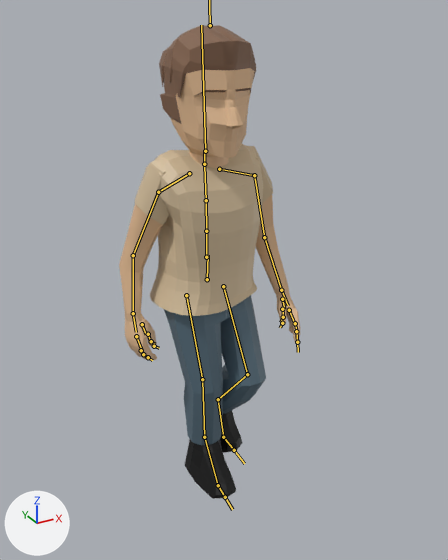
The FBX model Assets/PJs/PJMasculino_Caminata.fbx as it was, and as the next commit left it.
The view is the same before and after, from a camera (50 mm lens) standing at (-1.008, -1.976, 1.859) and looking at (0.064, -0.027, 0.885). Lighting does not change. The marker at lower left points along +X, +Y and +Z. Both versions are drawn at frame 45 of the action 'mixamo.com'; the numbers are the values there. The bones that bend it are drawn over the model as lines.

In view in the first picture: 'PJ'.
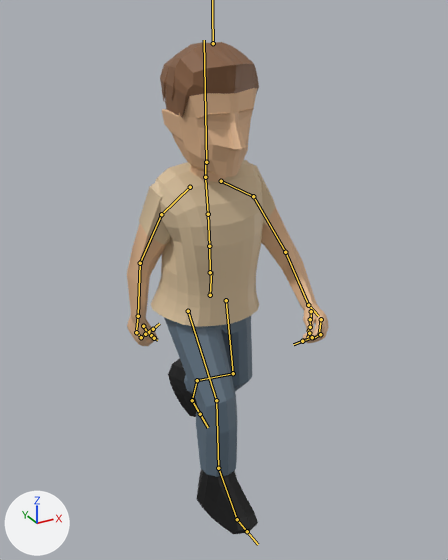
Where the change shows, as pixel boxes (x1, y1, x2, y2) in the pictures (448 x 560 px):
'PJ', posed (12% wider)
    before: (119, 25, 300, 499)
    after: (127, 42, 329, 534)
bone 'mixamorig:Hips', root to tip
    before: (207, 279) to (208, 255)
    after: (210, 295) to (211, 271)
bone 'mixamorig:Spine', root to tip
    before: (206, 257) to (206, 231)
    after: (210, 272) to (209, 246)
bone 'mixamorig:Spine1', root to tip
    before: (206, 231) to (206, 200)
    after: (209, 246) to (208, 214)
bone 'mixamorig:Spine2', root to tip
    before: (206, 200) to (204, 165)
    after: (208, 214) to (205, 178)
bone 'mixamorig:Neck', root to tip
    before: (204, 164) to (204, 150)
    after: (205, 177) to (205, 161)
bone 'mixamorig:Head', root to tip
    before: (205, 151) to (201, 25)
    after: (206, 162) to (204, 40)
bone 'mixamorig:LeftShoulder', root to tip
    before: (219, 169) to (254, 175)
    after: (221, 181) to (253, 196)
bone 'mixamorig:LeftArm', root to tip
    before: (254, 175) to (264, 237)
    after: (253, 196) to (285, 252)
bone 'mixamorig:LeftForeArm', root to tip
    before: (264, 237) to (281, 290)
    after: (285, 252) to (308, 305)
bone 'mixamorig:LeftHand', root to tip
    before: (281, 290) to (288, 305)
    after: (308, 305) to (318, 316)
bone 'mixamorig:LeftHandThumb1', root to tip
    before: (282, 299) to (284, 309)
    after: (311, 311) to (311, 320)
bone 'mixamorig:LeftHandThumb2', root to tip
    before: (282, 309) to (283, 317)
    after: (310, 319) to (310, 327)
bone 'mixamorig:LeftHandIndex1', root to tip
    before: (289, 310) to (294, 323)
    after: (321, 319) to (319, 334)
bone 'mixamorig:LeftHandIndex2', root to tip
    before: (295, 323) to (297, 331)
    after: (320, 334) to (313, 338)
bone 'mixamorig:RightShoulder', root to tip
    before: (189, 173) to (158, 192)
    after: (190, 187) to (161, 214)
bone 'mixamorig:RightArm', root to tip
    before: (158, 192) to (133, 255)
    after: (161, 214) to (140, 263)
bone 'mixamorig:RightForeArm', root to tip
    before: (133, 255) to (133, 313)
    after: (140, 263) to (138, 316)
bone 'mixamorig:RightHand', root to tip
    before: (133, 313) to (136, 332)
    after: (138, 316) to (136, 329)
bone 'mixamorig:RightHandThumb1', root to tip
    before: (142, 324) to (146, 334)
    after: (143, 326) to (147, 332)
bone 'mixamorig:RightHandThumb2', root to tip
    before: (148, 334) to (150, 341)
    after: (148, 332) to (151, 335)
bone 'mixamorig:RightHandThumb3', root to tip
    before: (151, 341) to (155, 344)
    after: (151, 335) to (155, 337)
bone 'mixamorig:RightHandIndex1', root to tip
    before: (136, 336) to (142, 350)
    after: (136, 332) to (141, 337)
bone 'mixamorig:RightHandIndex2', root to tip
    before: (141, 350) to (143, 354)
    after: (141, 337) to (145, 334)
bone 'mixamorig:RightHandIndex3', root to tip
    before: (143, 354) to (147, 357)
    after: (145, 334) to (152, 328)
bone 'mixamorig:LeftUpLeg', root to tip
    before: (223, 286) to (247, 374)
    after: (226, 300) to (233, 373)
bone 'mixamorig:LeftLeg', root to tip
    before: (247, 374) to (218, 399)
    after: (233, 373) to (197, 380)
bone 'mixamorig:LeftFoot', root to tip
    before: (218, 399) to (223, 437)
    after: (197, 380) to (192, 400)
bone 'mixamorig:LeftToeBase', root to tip
    before: (223, 437) to (234, 450)
    after: (192, 400) to (200, 414)
bone 'mixamorig:RightUpLeg', root to tip
    before: (186, 295) to (202, 379)
    after: (188, 311) to (216, 400)
bone 'mixamorig:RightLeg', root to tip
    before: (202, 379) to (204, 437)
    after: (216, 400) to (218, 468)
bone 'mixamorig:RightFoot', root to tip
    before: (204, 437) to (218, 485)
    after: (218, 468) to (237, 519)

The change in detail:
Bone 'mixamorig:Hips' (bone_mixamorig_hips) moves from (0.4, 0.1, -6.8) to (1.3, -4.4, -6.8).
Bone 'mixamorig:Hips' (bone_mixamorig_hips) turns from (-1, 10, -4) to (3, 7, -2) degrees about its own x, y and z.
Bone 'mixamorig:Spine' (bone_mixamorig_spine) turns from (3, -1, 3) to (0, -1, 1) degrees about its own x, y and z.
Bone 'mixamorig:Spine1' (bone_mixamorig_spine1) turns from (2, -2, 1) to (-1, -2, 1) degrees about its own x, y and z.
Bone 'mixamorig:Spine2' (bone_mixamorig_spine2) turns from (-3, -2, 0) to (-1, -2, 1) degrees about its own x, y and z.
Bone 'mixamorig:Neck' (bone_mixamorig_neck) turns from (-3, -1, -1) to (-1, 1, -2) degrees about its own x, y and z.
Bone 'mixamorig:Head' (bone_mixamorig_head) turns from (-1, -4, 0) to (2, -1, 2) degrees about its own x, y and z.
Bone 'mixamorig:LeftShoulder' (bone_mixamorig_leftshoulder) turns from (-7, 15, 18) to (9, 6, 15) degrees about its own x, y and z.
Bone 'mixamorig:LeftArm' (bone_mixamorig_leftarm) turns from (36, 0, -11) to (4, -7, 1) degrees about its own x, y and z.
Bone 'mixamorig:LeftForeArm' (bone_mixamorig_leftforearm) turns from (6, -3, 32) to (21, 7, 44) degrees about its own x, y and z.
Bone 'mixamorig:LeftHand' (bone_mixamorig_lefthand) turns from (7, 15, 23) to (-7, 10, 7) degrees about its own x, y and z.
Bone 'mixamorig:LeftHandThumb1' (bone_mixamorig_lefthandthumb1) turns from (10, 38, -6) to (28, -6, -2) degrees about its own x, y and z.
Bone 'mixamorig:LeftHandThumb2' (bone_mixamorig_lefthandthumb2) turns from (1, -22, 1) to (-13, -4, -7) degrees about its own x, y and z.
Bone 'mixamorig:LeftHandIndex1' (bone_mixamorig_lefthandindex1) turns from (-5, 1, -6) to (32, -7, 14) degrees about its own x, y and z.
Bone 'mixamorig:LeftHandIndex2' (bone_mixamorig_lefthandindex2) turns from (-1, -2, -10) to (48, -3, 11) degrees about its own x, y and z.
Bone 'mixamorig:RightShoulder' (bone_mixamorig_rightshoulder) turns from (-4, -1, -6) to (11, -3, -2) degrees about its own x, y and z.
Bone 'mixamorig:RightArm' (bone_mixamorig_rightarm) turns from (29, -15, 22) to (16, 1, 33) degrees about its own x, y and z.
Bone 'mixamorig:RightForeArm' (bone_mixamorig_rightforearm) turns from (5, 2, -27) to (14, -18, -22) degrees about its own x, y and z.
Bone 'mixamorig:RightHand' (bone_mixamorig_righthand) turns from (18, -22, -17) to (16, -14, -1) degrees about its own x, y and z.
Bone 'mixamorig:RightHandThumb1' (bone_mixamorig_righthandthumb1) turns from (9, -21, 8) to (17, 8, 2) degrees about its own x, y and z.
Bone 'mixamorig:RightHandThumb2' (bone_mixamorig_righthandthumb2) turns from (-15, -6, 6) to (5, -21, 9) degrees about its own x, y and z.
Bone 'mixamorig:RightHandThumb3' (bone_mixamorig_righthandthumb3) turns from (-6, 10, -47) to (-9, -5, -19) degrees about its own x, y and z.
Bone 'mixamorig:RightHandIndex1' (bone_mixamorig_righthandindex1) turns from (4, 1, -1) to (28, 6, -4) degrees about its own x, y and z.
Bone 'mixamorig:RightHandIndex2' (bone_mixamorig_righthandindex2) turns from (16, 0, 3) to (52, 9, -14) degrees about its own x, y and z.
Bone 'mixamorig:RightHandIndex3' (bone_mixamorig_righthandindex3) turns from (18, 0, -5) to (-1, 0, 0) degrees about its own x, y and z.
Bone 'mixamorig:LeftUpLeg' (bone_mixamorig_leftupleg) turns from (27, -1, 0) to (7, -10, 4) degrees about its own x, y and z.
Bone 'mixamorig:LeftLeg' (bone_mixamorig_leftleg) turns from (-64, 4, 5) to (-57, 6, -1) degrees about its own x, y and z.
Bone 'mixamorig:LeftFoot' (bone_mixamorig_leftfoot) turns from (-6, 1, 1) to (-22, 9, 4) degrees about its own x, y and z.
Bone 'mixamorig:LeftToeBase' (bone_mixamorig_lefttoebase) turns from (17, -6, 0) to (31, -12, -2) degrees about its own x, y and z.
Bone 'mixamorig:RightUpLeg' (bone_mixamorig_rightupleg) turns from (11, 11, 15) to (41, 4, 7) degrees about its own x, y and z.
Bone 'mixamorig:RightLeg' (bone_mixamorig_rightleg) turns from (-15, -2, -2) to (-33, 0, 0) degrees about its own x, y and z.
Bone 'mixamorig:RightFoot' (bone_mixamorig_rightfoot) turns from (6, -2, -9) to (-4, -4, -3) degrees about its own x, y and z.
